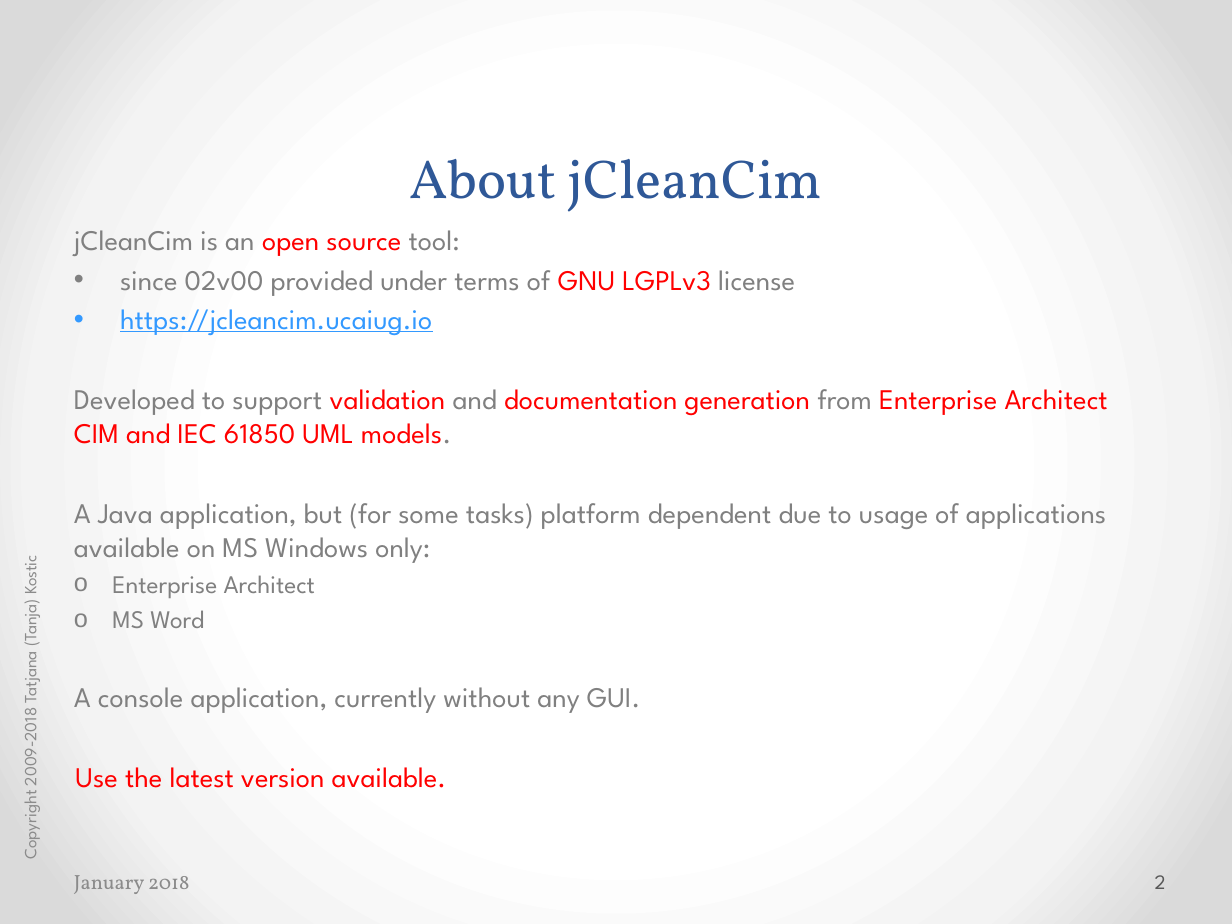
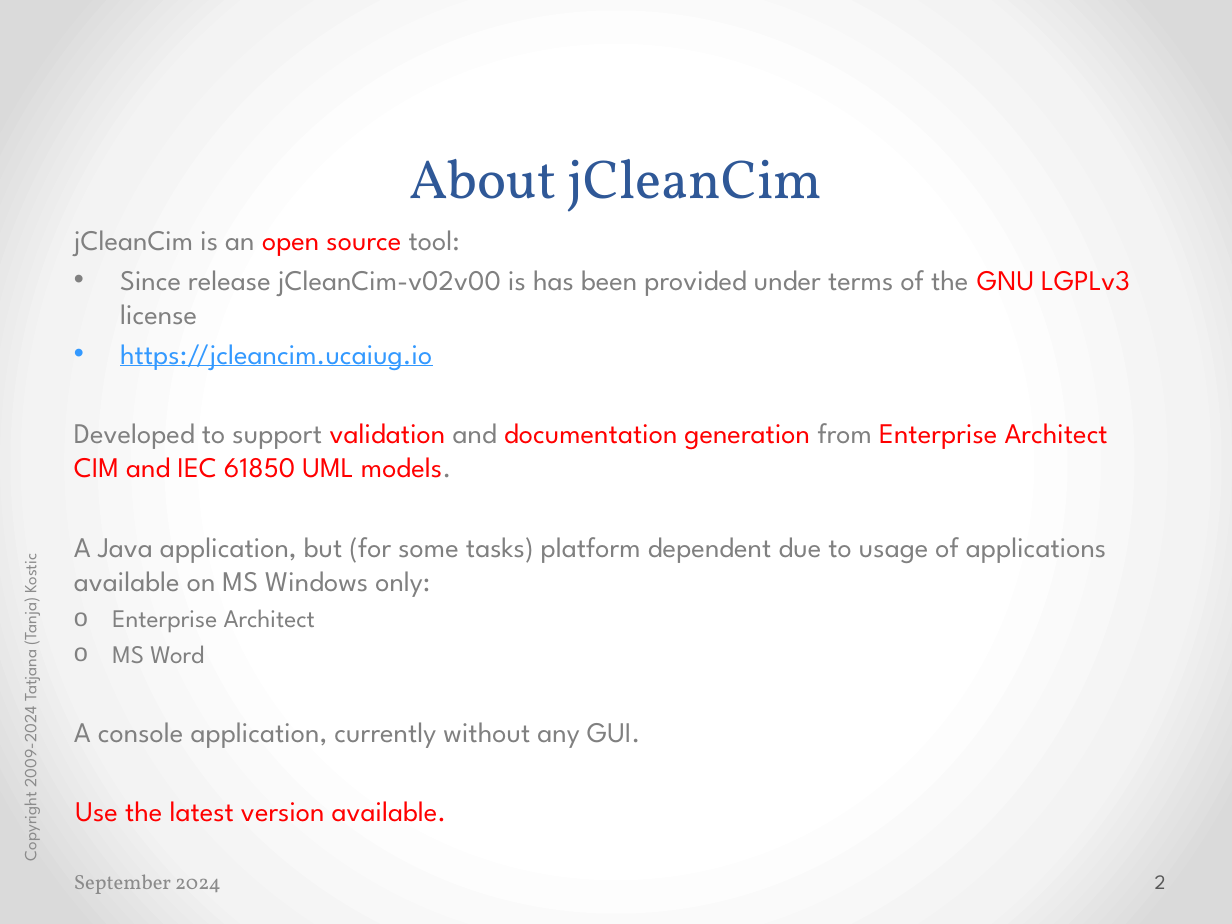
Before and after one commit to cimug-org/jCleanCim, a slide deck: slide 2 of doc/jCleanCimIntro.pptx. Drawn at 1232x924 pixels with LibreOffice and Linux fonts; fonts in the diff are those of the drawing. Boxes give left, top, right and bottom in pixels: in the first picture for what was removed or moved away, otherwise in the second. Text is boxed around its words. In the diff, an @@ line names an element or a change of style, - is before the commit and + after.

```diff
--- a/doc/jCleanCimIntro.pptx
+++ b/doc/jCleanCimIntro.pptx
@@ text at bbox=[120, 270, 1130, 324]: text changed @@
-• since 02v00 provided under terms of GNU LGPLv3 license
+• Since release jCleanCim-v02v00 is has been provided under terms of the GNU LGPLv3 license
@@ text at bbox=[17, 558, 42, 859]: text changed @@
-Copyright 2009-2018 Tatjana (Tanja) Kostic
+Copyright 2009-2024 Tatjana (Tanja) Kostic
@@ text at bbox=[74, 874, 221, 894]: text changed @@
-January 2018
+September 2024
```
Also in this commit, not shown: 74 other slides changed, 2 slides added, 35 other files.
